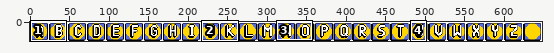
Pixel-art file, stored at art/characters.aseprite. The picture above shows the old version from afar; the outline marks the close-up.
Close-up. First the earlier version:
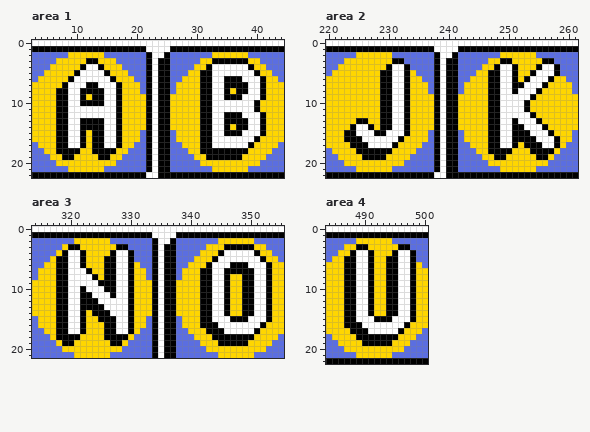
648x24 pixels, 1 frame. Shown: area 1: x 3..44, y 0..22; area 2: x 220..261, y 0..22; area 3: x 314..355, y 0..21; area 4: x 484..500, y 0..22. The commit also changed other parts of the picture, which this record leaves out.
The result:
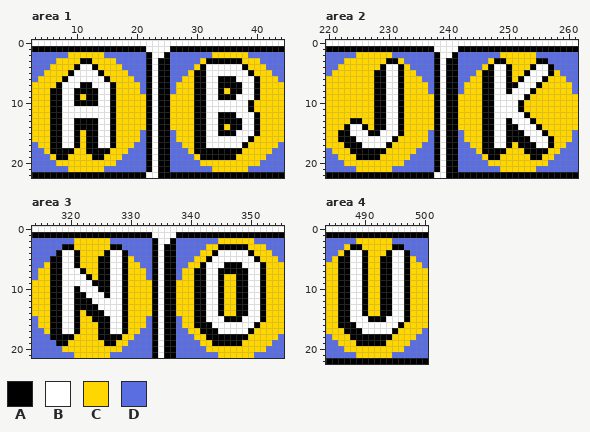
Palette (. is transparent): A #000000  B #ffffff  C #ffd600  D #5b6ee1
What changed:
Changed rows in their new state; - is an unchanged pixel.
Area 1, layers "Character Cores", "Character Borders":
first column x 6:
 3 -----A-C------------------A-----C---
 4 ----AB-AC----------------AB-----AC--
 5 ---AB---AC--------------A-B------AC-
 6 --AB-----AC-------------A-B-A--B--AC
 7 -AB--A-B--AC------------A-B-A---B-AC
 8 A-B-A---B-AC------------A-B-ACA-B-AC
 9 A-B-ACA-B-AC------------A-B-A--B--AC
10 A-B-A---B-AC------------A-B------AC-
11 A-B-------AC------------A-B------AC-
12 A-B-------AC------------A-B-A--B--AC
13 A-B-A---B-AC------------A-B-A---B-AC
14 A-B-A---B-AC------------A-B-ACA-B-AC
15 A-B-ACA-B-AC------------A-B-A--B--AC
16 A-B-ACA-B-AC------------A-B------AC-
17 A-B-ACA-B-AC------------A-B-----AC--
18 A---C-A---C-------------A-------C---
19 -A-C---A-C---------------A-----C----
Area 2, layers "Character Cores", "Character Borders":
first column x 222:
 3 --------A-C---------------A-C----A-D-
 4 -------AB-AC-------------AB-AC--AB-AD
 5 ------A-B-AC------------A-B-AC-AB--AC
 6 ------A-B-AC------------A-B-ACAB--AC-
 7 ------A-B-AC------------A-B-A-B--AC--
 8 ------A-B-AC------------A-B-AB--AC---
 9 ------A-B-AC------------A-B----AC----
10 ------A-B-AC------------A-B---AC-----
11 ------A-B-AC------------A-B---AC-----
12 ------A-B-AC------------A-B----AC----
13 --A-C-A-B-AC------------A-B-AB--AC---
14 -AB-ACA-B-AC------------A-B-A-B--AC--
15 A-B--A-B--AC------------A-B-A--B--AC-
16 A--B-----AC-------------A-B-A---B--AC
17 -A--B---AC--------------A-B-ACA--B-AC
18 --A-----C---------------A---C--A---C-
19 ---A---C-----------------A-C----A-C--
Area 3, layers "Character Cores", "Character Borders":
first column x 317:
 3 --A-C-----A-D---------------A----C---
 4 -AB-AC---AB-AD-------------AB----AC--
 5 A-B-AC--A-B-AC------------AB------AC-
 6 A-B-AC--A-B-AC-----------AB--A--B--AC
 7 A-B--AC-A-B-AC----------A-B-A----B-AC
 8 A-B---ACA-B-AC----------A-B-AC-A-B-AC
 9 A-B----A--B-AC----------A-B-AC-A-B-AC
10 A-B-AB--A-B-AC----------A-B-AC-A-B-AC
11 A-B-A-B--AB-AC----------A-B-AC-A-B-AC
12 A-B-A--B----AC----------A-B-AC-A-B-AC
13 A-B-A---B---AC----------A-B-AC-A-B-AC
14 A-B-ACA--B--AC----------A-B-AC-A-B-AC
15 A-B-AC-A--B-AC----------A-B--A--B--AC
16 A-B-AC--A-B-AC----------A--B------AC-
17 A-B-AC--A-B-AC-----------A--B----AC--
18 A---C---A---C-------------A------C---
19 -A-C-----A-C---------------A----C----
Area 4, layers "Character Cores", "Character Borders":
first column x 486:
 3 --A-C----A-D-
 4 -AB-AC--AB-AD
 5 A-B-AC-A-B-AC
 6 A-B-AC-A-B-AC
 7 A-B-AC-A-B-AC
 8 A-B-AC-A-B-AC
 9 A-B-AC-A-B-AC
10 A-B-AC-A-B-AC
11 A-B-AC-A-B-AC
12 A-B-AC-A-B-AC
13 A-B-AC-A-B-AC
14 A-B-AC-A-B-AC
15 A-B--A--B--AC
16 A--B------AC-
17 -A--B----AC--
18 --A------C---
19 ---A----C----
Boxes around the changes in both close-ups, in picture pixels (x1, y1, x2, y2):
changed: (50, 58, 122, 160)
changed: (194, 58, 266, 160)
changed: (338, 58, 410, 160)
changed: (482, 58, 560, 160)
changed: (50, 244, 134, 346)
changed: (194, 244, 272, 346)
changed: (338, 244, 416, 346)
